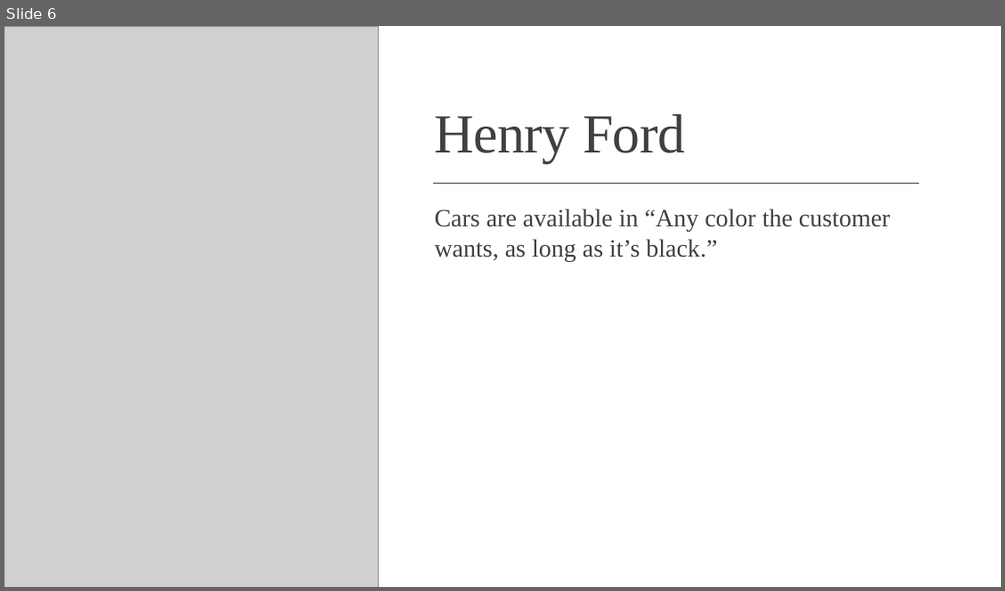
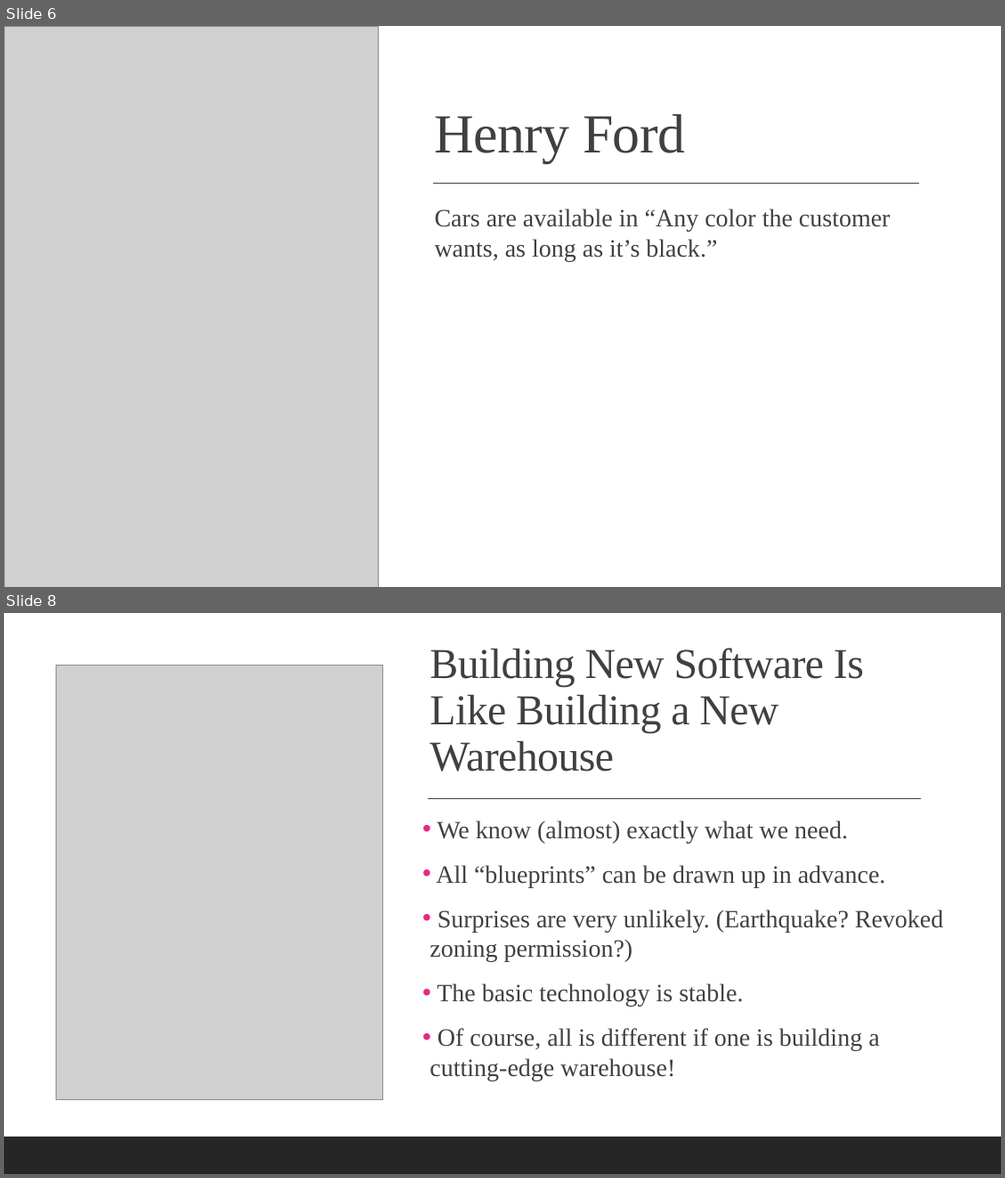
Before and after one commit to gcallah/OnlineDevops, a slide deck: present/DivisionOfLabor.pptx. Shown one above the other, each under a label of ours: slide 6 before the commit, slides 6 and 8 after it; the slides between them are not shown. The pictures are 1005x591 and 1005x1178 pixels, drawn with LibreOffice and Linux fonts; fonts in the diff are those of the drawing; grey boxes stand for pictures. Boxes give left, top, right and bottom in pixels: in the first picture for what was removed or moved away, otherwise in the second. Text is boxed around its words. In the diff, an @@ line names an element or a change of style, - is before the commit and + after.

```diff
--- a/present/DivisionOfLabor.pptx
+++ b/present/DivisionOfLabor.pptx
@@ slide 8 added at box(4, 613, 1001, 1174), background #FFFFFF @@
@@ rectangle added at box(4, 613, 1001, 1174), fill #FFFFFF @@
@@ picture added at box(56, 666, 383, 1100) @@
@@ title added at box(429, 648, 864, 771), 41 pt, text #404040 @@
+Building New Software Is Like Building a New Warehouse
@@ line added from (428, 798) to (922, 798), #404040 1 pt @@
@@ text added at box(429, 820, 943, 1080), 24 pt, text #404040 @@
+• We know (almost) exactly what we need.
+• All “blueprints” can be drawn up in advance.
+• Surprises are very unlikely. (Earthquake? Revoked zoning permission?)
+• The basic technology is stable.
+• Of course, all is different if one is building a cutting-edge warehouse!
@@ rectangle added at box(4, 1136, 1001, 1174), fill #262626 @@
```
Also in this commit, not shown: 1 slide changed, 1 other slide added.
